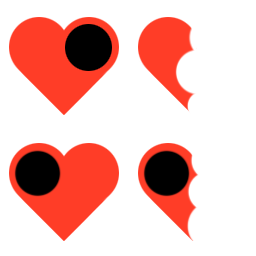
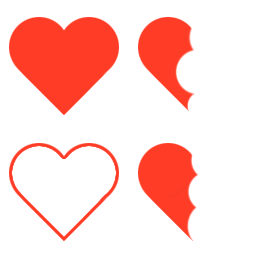
Comparing the layer stacks of the two (256, 256) images. Changes:
painted on "Heart_Full Alt copy" over (143, 149, 190, 197)
painted on "Heart_Full Alt", masked it over (11, 145, 117, 237)
painted on "Heart_Full" over (65, 24, 112, 71)
